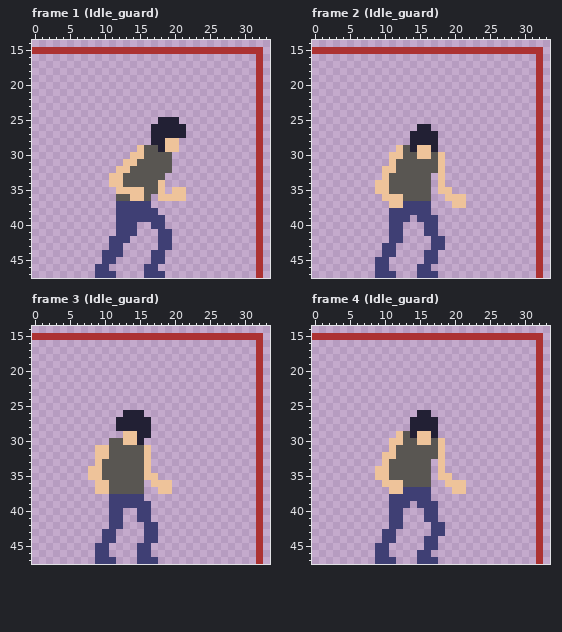
Edited in one commit: pixel-art file (RawResource/t.aseprite). That is the earlier state.
48x48 pixels, 14 frames. Pixels under 10% opacity are left out. Shown: frame 1 (Idle_guard): x 0..33, y 14..47; frame 2 (Idle_guard): x 0..33, y 14..47; frame 3 (Idle_guard): x 0..33, y 14..47; frame 4 (Idle_guard): x 0..33, y 14..47. The commit also changed other frames, which this record leaves out.
After:
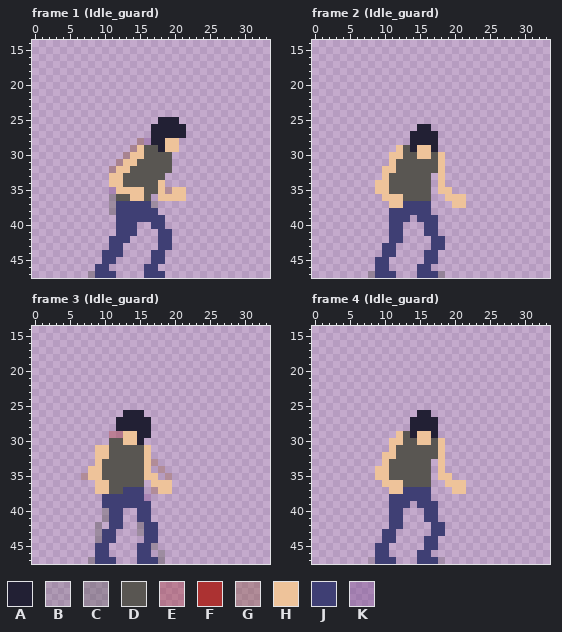
Palette (. is transparent): A #222034  B #59565232  C #5956525c  D #595652  E #ac32325c  F #ac3232  G #8f563b5c  H #eec39a  J #3f3f74  K #76428a5c
Message: attack melee 추가
Change:
layer "border" now hidden
layer "sketch" now shown
Changed rows in their new state; - is an unchanged pixel.
Frame 1 (Idle_guard):
first column x 0:
15 .................................
16 --------------------------------.
17 --------------------------------.
18 --------------------------------.
19 --------------------------------.
20 --------------------------------.
21 --------------------------------.
22 --------------------------------.
23 --------------------------------.
24 --------------------------------.
25 --------------------------------.
26 --------------------------------.
27 --------------------------------.
28 ---------------GK---------------.
29 --------------G-----------------.
30 -------------G------------------.
31 ------------G-------------------.
32 -----------G--------------------.
33 --------------------------------.
34 --------------------------------.
35 -----------K-------G------------.
36 -----------C--------------------.
37 -----------C-----C--------------.
38 -----------C--------------------.
39 --------------------------------.
40 --------------------------------.
41 --------------------------------.
42 --------------------------------.
43 --------------------------------.
44 --------------------------------.
45 --------------------------------.
46 --------------------------------.
47 --------C-----------------------.
Frame 2 (Idle_guard):
first column x 0:
15 .................................
16 --------------------------------.
17 --------------------------------.
18 --------------------------------.
19 --------------------------------.
20 --------------------------------.
21 --------------------------------.
22 --------------------------------.
23 --------------------------------.
24 --------------------------------.
25 --------------------------------.
26 --------------------------------.
27 --------------------------------.
28 --------------------------------.
29 --------------------------------.
30 --------------------------------.
31 --------------------------------.
32 --------------------------------.
33 --------------------------------.
34 --------------------------------.
35 --------------------------------.
36 --------------------------------.
37 --------------------------------.
38 --------------------------------.
39 --------------------------------.
40 --------------------------------.
41 --------------------------------.
42 --------------------------------.
43 --------------------------------.
44 --------------------------------.
45 --------------------------------.
46 --------------------------------.
47 --------C---------C-------------.
Frame 3 (Idle_guard):
first column x 0:
15 .................................
16 --------------------------------.
17 --------------------------------.
18 --------------------------------.
19 --------------------------------.
20 --------------------------------.
21 --------------------------------.
22 --------------------------------.
23 --------------------------------.
24 --------------------------------.
25 --------------------------------.
26 --------------------------------.
27 --------------------------------.
28 --------------------------------.
29 -----------EE-------------------.
30 --------------------------------.
31 --------------------------------.
32 --------------------------------.
33 -----------------G--------------.
34 ------------------G-------------.
35 -------G-----------G------------.
36 --------------------------------.
37 -------------JJJ-G--------------.
38 ----------J-----K---------------.
39 ----------J---------------------.
40 ----------C---------------------.
41 ----------C---------------------.
42 ---------C-----C----------------.
43 ---------C-----C----------------.
44 ---------C----------------------.
45 -----------------C--------------.
46 ------------------C-------------.
47 --------C---------C-------------.
Frame 4 (Idle_guard):
first column x 0:
15 .................................
16 --------------------------------.
17 --------------------------------.
18 --------------------------------.
19 --------------------------------.
20 --------------------------------.
21 --------------------------------.
22 --------------------------------.
23 --------------------------------.
24 --------------------------------.
25 --------------------------------.
26 --------------------------------.
27 --------------------------------.
28 --------------------------------.
29 --------------------------------.
30 --------------------------------.
31 --------------------------------.
32 --------------------------------.
33 --------------------------------.
34 --------------------------------.
35 --------------------------------.
36 --------------------------------.
37 --------------------------------.
38 --------------------------------.
39 --------------------------------.
40 --------------------------------.
41 --------------------------------.
42 --------------------------------.
43 --------------------------------.
44 --------------------------------.
45 --------------------------------.
46 --------------------------------.
47 --------B---------B-------------.
Boxes around the changes in both pictures, in picture pixels (x1, y1, x2, y2):
changed: (32, 47, 263, 278)
changed: (312, 47, 543, 278)
changed: (32, 333, 263, 564)
changed: (312, 333, 543, 564)
